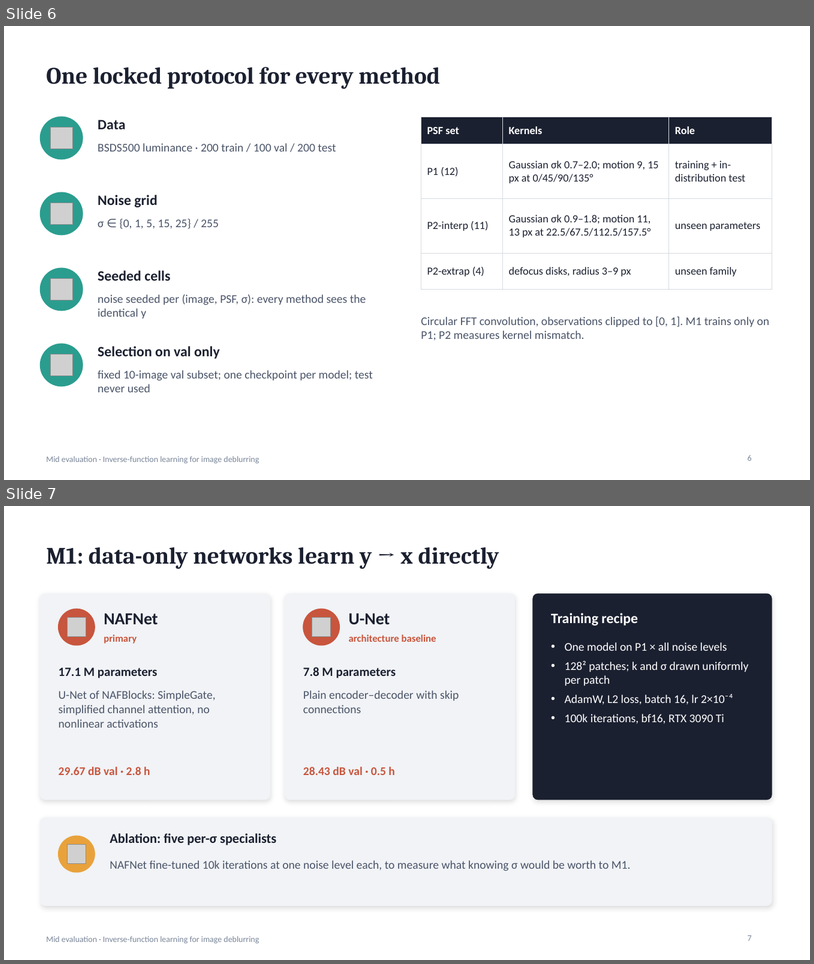
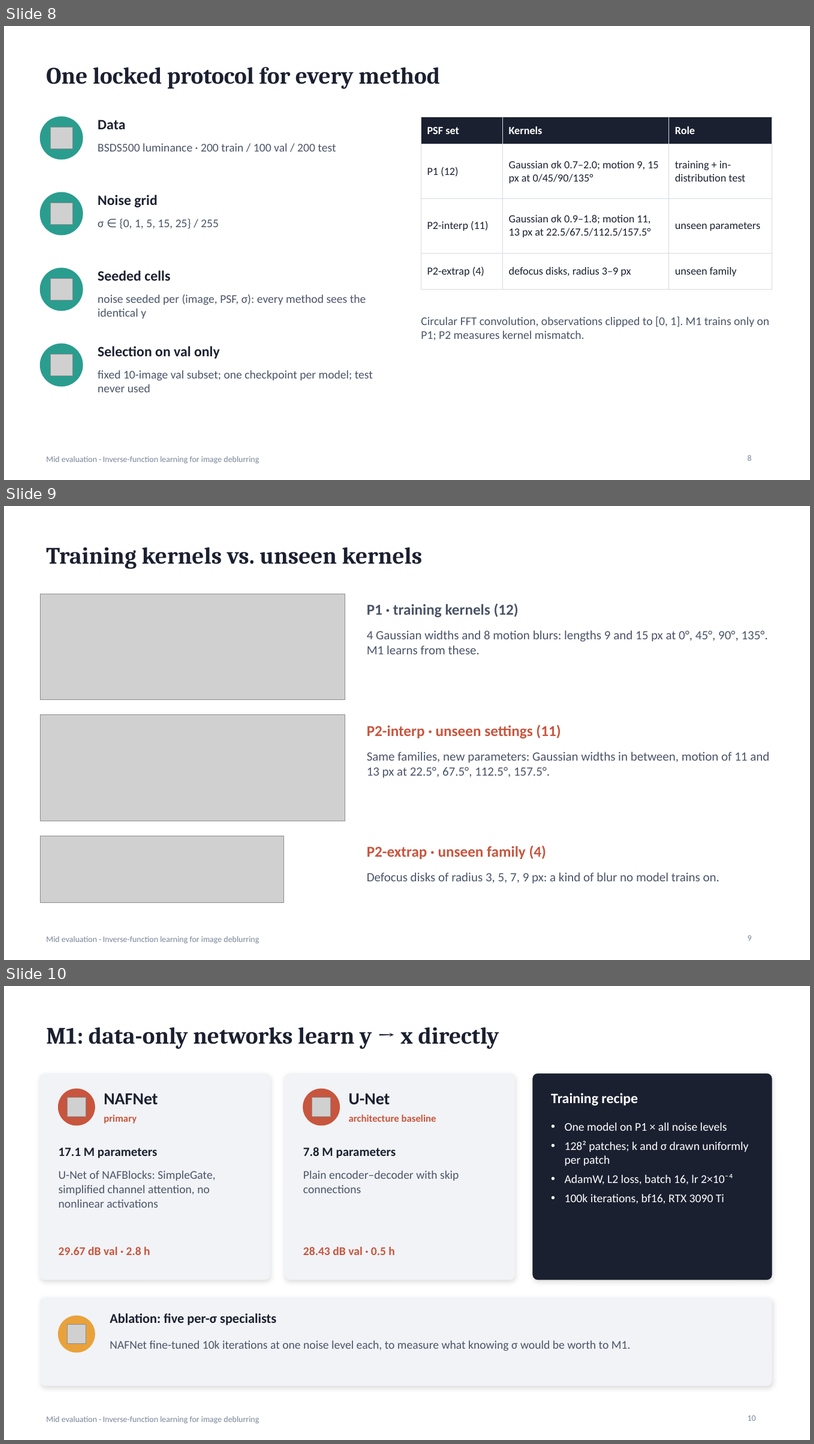
Before and after one commit to suryamanoj4/Inverse-Deblur, a slide deck: report/mid_evaluation.pptx. Shown one above the other, each under a label of ours: slides 6 and 7 before the commit, slides 8, 9 and 10 after it. The pictures are 814x964 and 814x1444 pixels, drawn with LibreOffice and Linux fonts; fonts in the diff are those of the drawing; grey boxes stand for pictures. Boxes give left, top, right and bottom in pixels: in the first picture for what was removed or moved away, otherwise in the second. Text is boxed around its words. In the diff, an @@ line names an element or a change of style, - is before the commit and + after.

```diff
--- a/report/mid_evaluation.pptx
+++ b/report/mid_evaluation.pptx
@@ slide 9 added at [4,506,810,960], background #FFFFFF; not listed: 1 template element that a slide beside it also shows @@
@@ title added at [46,547,423,569], 28 pt, text #1B2030, bold @@
+Training kernels vs. unseen kernels
@@ picture added at [40,594,345,700] @@
@@ text added at [367,603,519,618], 18 pt, text #4A5468, bold @@
+P1 · training kernels (12)
@@ text added at [367,630,768,654], 15 pt, text #4A5468 @@
+4 Gaussian widths and 8 motion blurs: lengths 9 and 15 px at 0°, 45°, 90°, 135°. M1 learns from these.
@@ picture added at [40,715,345,820] @@
@@ text added at [367,724,561,739], 18 pt, text #C8553D, bold @@
+P2-interp · unseen settings (11)
@@ text added at [367,751,770,778], 15 pt, text #4A5468 @@
+Same families, new parameters: Gaussian widths in between, motion of 11 and 13 px at 22.5°, 67.5°, 112.5°, 157.5°.
@@ picture added at [40,835,284,902] @@
@@ text added at [367,845,546,859], 18 pt, text #C8553D, bold @@
+P2-extrap · unseen family (4)
@@ text added at [367,872,720,883], 15 pt, text #4A5468 @@
+Defocus disks of radius 3, 5, 7, 9 px: a kind of blur no model trains on.
@@ page number added at [748,935,752,940], 10 pt, text #7A8699 @@
+9
@@ what was slide 6 is now slide 8 @@
@@ page number at [748,454,752,460]: text changed @@
-6
+8
@@ what was slide 7 is now slide 10 @@
@@ page number at [748,1415,756,1420]: text changed @@
-7
+10
```
Also in this commit, not shown: 3 slides changed, 9 other slides added, 7 other files.
